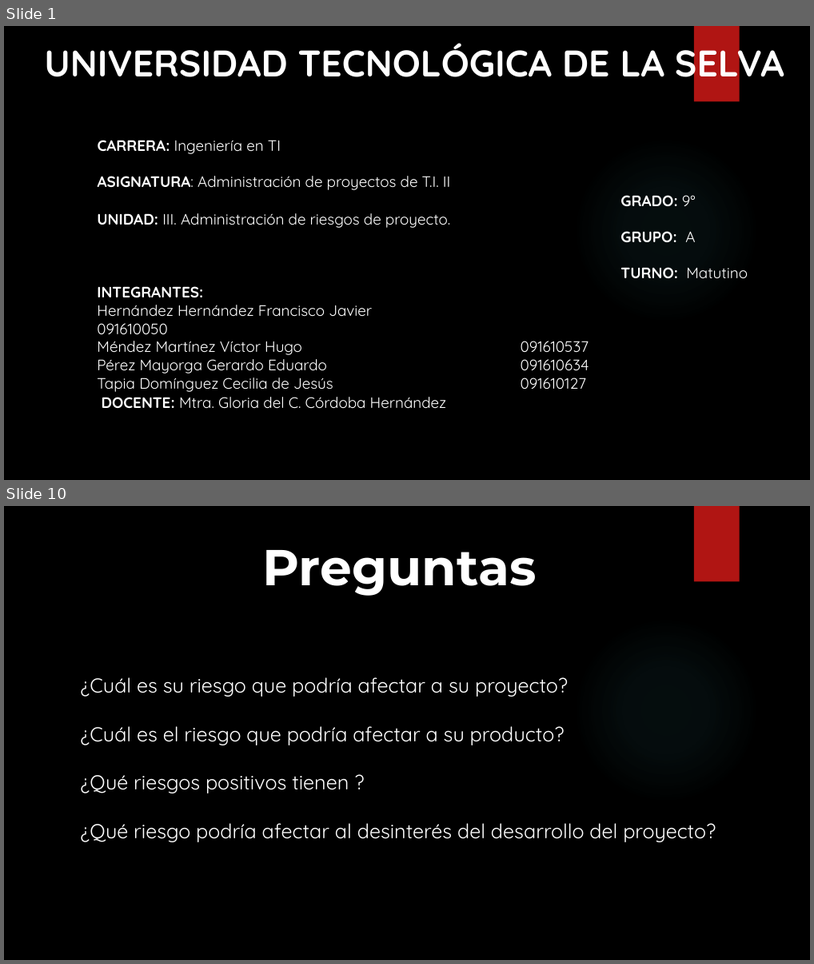
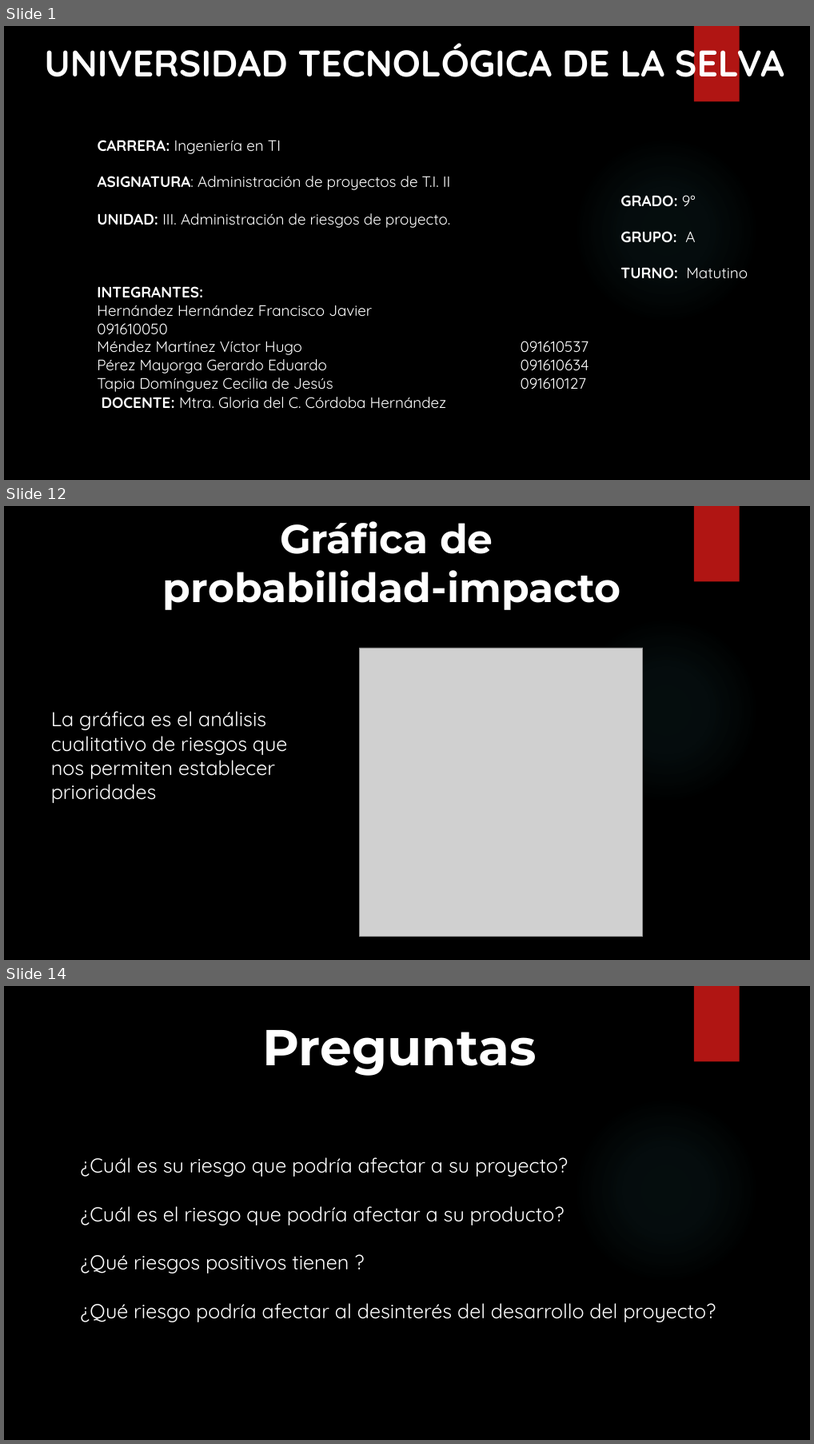
Before and after one commit to SM-ROOT/SM-ROOT, a slide deck: 9°A/administracion_proyectos/Factores de Riesgo.pptx. Shown one above the other, each under a label of ours: slides 1 and 10 before the commit, slides 1, 12 and 14 after it; the slides between them are not shown. The pictures are 814x964 and 814x1444 pixels, drawn with LibreOffice and Linux fonts; fonts in the diff are those of the drawing; grey boxes stand for pictures; background and template pictures are left out. Boxes give left, top, right and bottom in pixels: in the first picture for what was removed or moved away, otherwise in the second. Text is boxed around its words. In the diff, an @@ line names an element or a change of style, - is before the commit and + after.

Commit message:
se agrego descripcion a las deappositivas de gestion de riesgos

```diff
--- a/9°A/administracion_proyectos/Factores de Riesgo.pptx
+++ b/9°A/administracion_proyectos/Factores de Riesgo.pptx
@@ slide 12 added at [4,506,810,960], background picture (left out); not listed: 2 template elements that a slide beside it also shows @@
@@ text added at [163,521,622,610], 48 pt, text #FFFFFF, bold @@
+Gráfica de
+probabilidad-impacto
@@ picture added at [360,648,643,936] @@
@@ text added at [51,711,288,803], 24 pt, text #FFFFFF @@
+La gráfica es el análisis cualitativo de riesgos que nos permiten establecer prioridades
@@ what was slide 10 is now slide 14 @@
```
Also in this commit, not shown: 7 slides changed, 4 other slides added, 1 slide removed.
